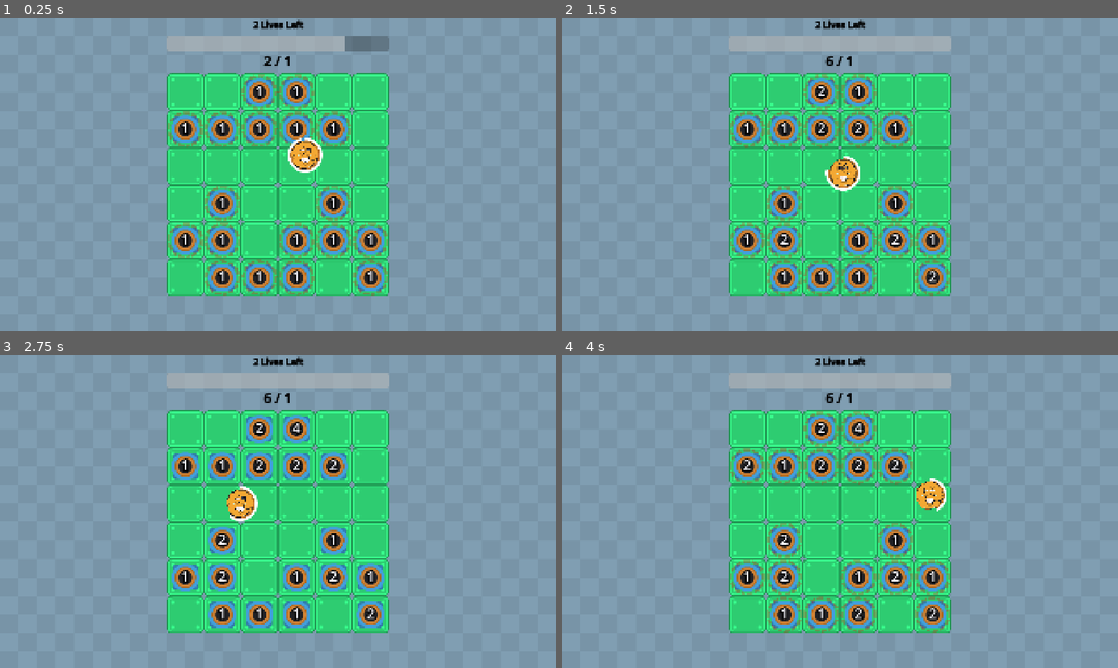
Above: before the commit, frames 1-4 (two rows, left to right).
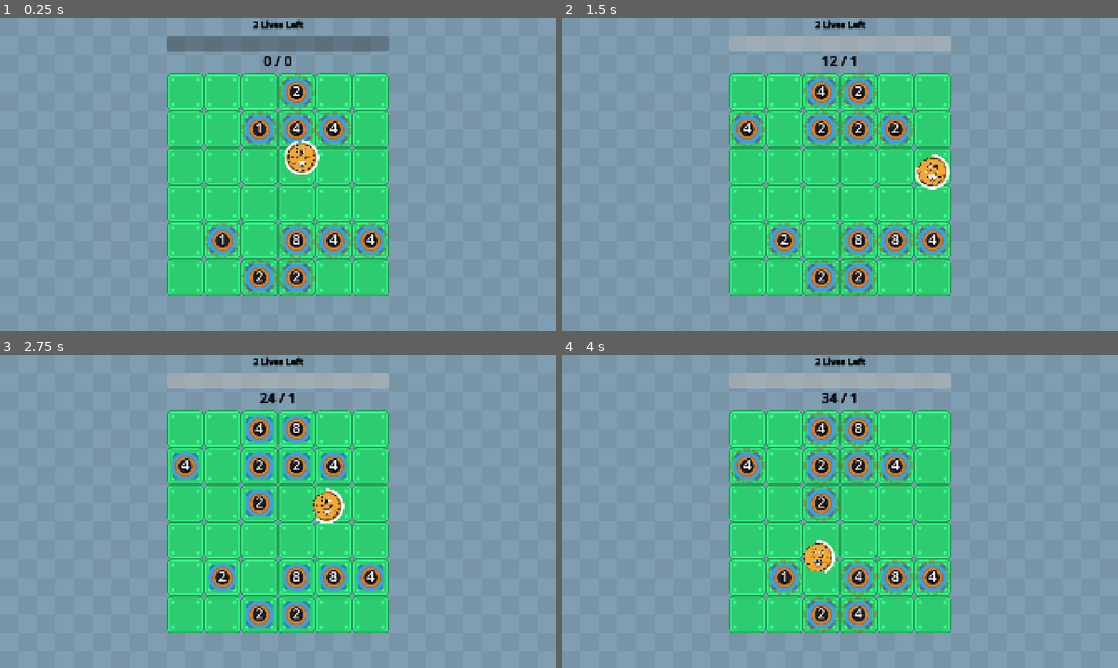
Above: after the commit, the same moments.

Repository: wanamelon/prototype_monorepo
Game: Godot game, scene res://source/bounce_main.tscn
Two runs of this game, one before a commit and one after it. Both use one fixed random seed, a clock stepped at 60 frames per second and the inputs below. Sound files missing from this copy of the repository are replaced by a short silence.
Inputs:
- Up to frame 1 (0.25 s): no input
- Up to frame 2 (1.5 s): no input
- Up to frame 3 (2.75 s): no input
- Up to frame 4 (4 s): no input

The runs differ from the first frame. In frame 1, 6.5% of the frame differs, in the area x 30-70%, y 5-89%; in frame 2, 4.8%; in frame 3, 4.2%; in frame 4, 5.0%.

Commit message:
Spawn crop on bounce

Diff:
--- a/roller/source/bounce_main.tscn
+++ b/roller/source/bounce_main.tscn
@@ -42,13 +42,18 @@
 script = ExtResource("2_0panw")
 metadata/_custom_type_script = "uid://ckw8rr21jqg1f"
 
+[sub_resource type="Resource" id="Resource_j4338"]
+script = ExtResource("2_0panw")
+item_id = 2
+metadata/_custom_type_script = "uid://ckw8rr21jqg1f"
+
 [sub_resource type="ShaderMaterial" id="ShaderMaterial_to078"]
 shader = ExtResource("1_p5ard")
 shader_parameter/saturation = 0.30000001425
 
 [node name="BounceMain" type="Node2D"]
 script = ExtResource("1_ovsfe")
-item_configs = Array[ExtResource("2_0panw")]([SubResource("Resource_k3n88"), SubResource("Resource_a5fj5"), SubResource("Resource_3yruk"), SubResource("Resource_q2ks2"), SubResource("Resource_jngsf"), SubResource("Resource_ovsfe"), SubResource("Resource_gh64m")])
+item_configs = Array[ExtResource("2_0panw")]([SubResource("Resource_k3n88"), SubResource("Resource_a5fj5"), SubResource("Resource_3yruk"), SubResource("Resource_q2ks2"), SubResource("Resource_jngsf"), SubResource("Resource_ovsfe"), SubResource("Resource_gh64m"), SubResource("Resource_j4338")])
 
 [node name="TextureRect" type="TextureRect" parent="."]
 material = SubResource("ShaderMaterial_to078")
--- a/roller/source/item/crop.gd
+++ b/roller/source/item/crop.gd
@@ -1,6 +1,7 @@
 class_name Crop extends ItemSystem.Item
 
 const CROP_SCENE: PackedScene = preload("res://source/item/crop.tscn")
+const MAX_LEVEL: int = 20
 const THOUSANDS_LEVEL_SUFFIXES = ["", "K", "M"]
 const DIGITS_PER_THOUSAND_LEVEL: int = 3
 const LEVEL_COLORS := [
@@ -17,8 +18,10 @@
 var rng := RandomNumberGenerator.new()
 var level: int = 1
 
-static func instance() -> Crop:
-	return CROP_SCENE.instantiate()
+static func instance(mean_level: float = 1.0, level_std: float = 1.0) -> Crop:
+	var crop: Crop = CROP_SCENE.instantiate()
+	crop.level = clampi(int(round(Utils.RNG.randfn(mean_level, level_std))), 1, MAX_LEVEL)
+	return crop
 
 func activate(state: MatchState):
 	_try_level_up_on_tick(state)
@@ -61,7 +64,7 @@
 		_add_event(ItemSystem.GivePointsEvent.new(_compute_point_value()))
 	var net_level_change := total_positive_level_change + total_negative_level_change
 	if net_level_change > 0:
-		level = min(20, level + net_level_change)
+		level = min(MAX_LEVEL, level + net_level_change)
 	else:
 		for i in range(abs(net_level_change)):
 			_add_event(ItemSystem.GivePointsEvent.new(_compute_point_value()))
--- a/roller/source/item/crop_spawner.gd
+++ b/roller/source/item/crop_spawner.gd
@@ -4,9 +4,6 @@
 
 func activate(state: MatchState):
 	if state.tick == 0:
-		for i in range(20): # TODO: configurable?
-			var factory = func ():
-				var crop := Crop.instance()
-				crop.level = _random.randi_range(1, 1)
-				return crop
-			_add_event(ItemSystem.SpawnEvent.new(factory, ItemSystem.AnyFreeCell.new(), 1.0))
+		for i in range(10): # TODO: configurable?
+			_add_event(ItemSystem.SpawnEvent.new(
+				func (): return Crop.instance(2, 1), ItemSystem.AnyFreeCell.new(), 1.0))
--- a/roller/source/item/item_system.gd
+++ b/roller/source/item/item_system.gd
@@ -35,6 +35,8 @@
 			return SpeedBuffOnDestroy.instance()
 		ItemDef.ItemId.INCREASE_SIZE:
 			return SizeBuffOnDestroy.new()
+		ItemDef.ItemId.SPAWN_RANDOM_TILE_OBJECT:
+			return SpawnCropOnBounce.new()
 		ItemDef.ItemId.ROLLER:
 			var roller := Roller.instance()
 			roller.position = Vector2(1920, 1080) / 2.0
--- a/roller/source/item/item_template.gd
+++ b/roller/source/item/item_template.gd
@@ -1,5 +1,4 @@
 class_name ItemTemplate extends ItemSystem.Item
 
 func activate(state: MatchState):
-	var events: Array[ItemEvent] = []
-	return events
+	pass
--- /dev/null
+++ b/roller/source/item/spawn_crop_on_bounce.gd
@@ -0,0 +1,7 @@
+class_name SpawnCropOnBounce extends ItemSystem.Item
+
+func activate(state: MatchState):
+	for event in state.last_tick_events:
+		if event is BounceEvent and Utils.RNG.randf() < 0.2:
+			_add_event(ItemSystem.SpawnEvent.new(
+				func (): return Crop.instance(2, 1), ItemSystem.AnyFreeCell.new(), 1.0))
Not shown: 1 places in roller/source/bounce_main.tscn that only renumber resources
Not shown, added: roller/source/item/spawn_crop_on_bounce.gd.uid
